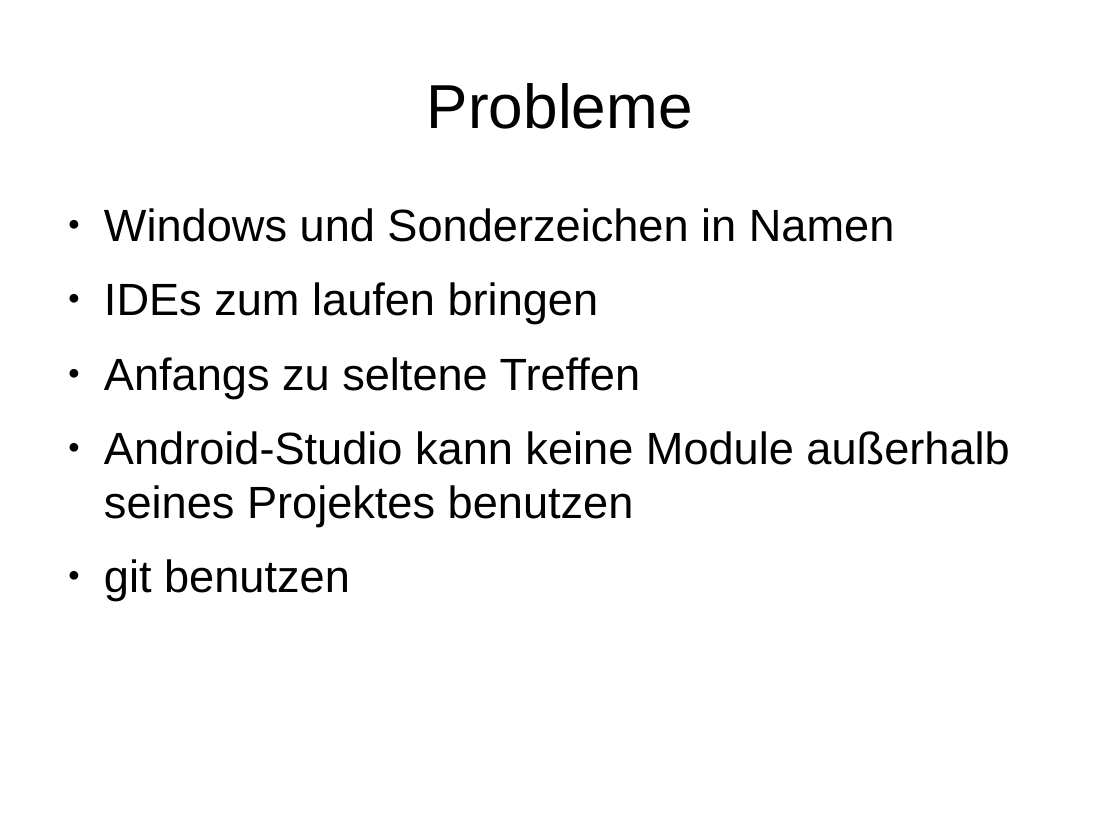
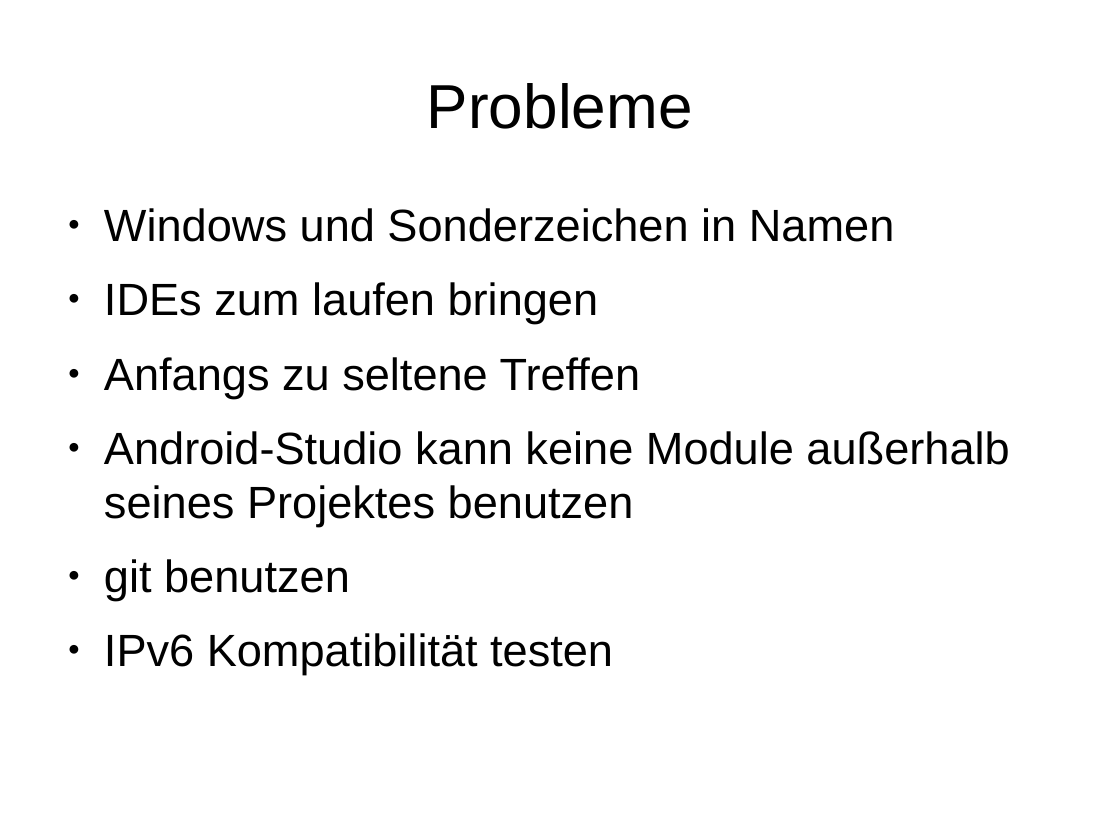
Before and after one commit to enra64/psychic-giggle, a slide deck: slide 9 of zwischenstand anfang dezember.odp. Drawn at 1120x840 pixels with LibreOffice and Linux fonts; fonts in the diff are those of the drawing. Boxes give left, top, right and bottom in pixels: in the first picture for what was removed or moved away, otherwise in the second. Text is boxed around its words. In the diff, an @@ line names an element or a change of style, - is before the commit and + after.

```diff
--- a/zwischenstand anfang dezember.odp
+++ b/zwischenstand anfang dezember.odp
@@ text at [104,633,613,675]: paragraph added @@
+● IPv6 Kompatibilität testen
```
Also in this commit, not shown: 3 other slides changed.
